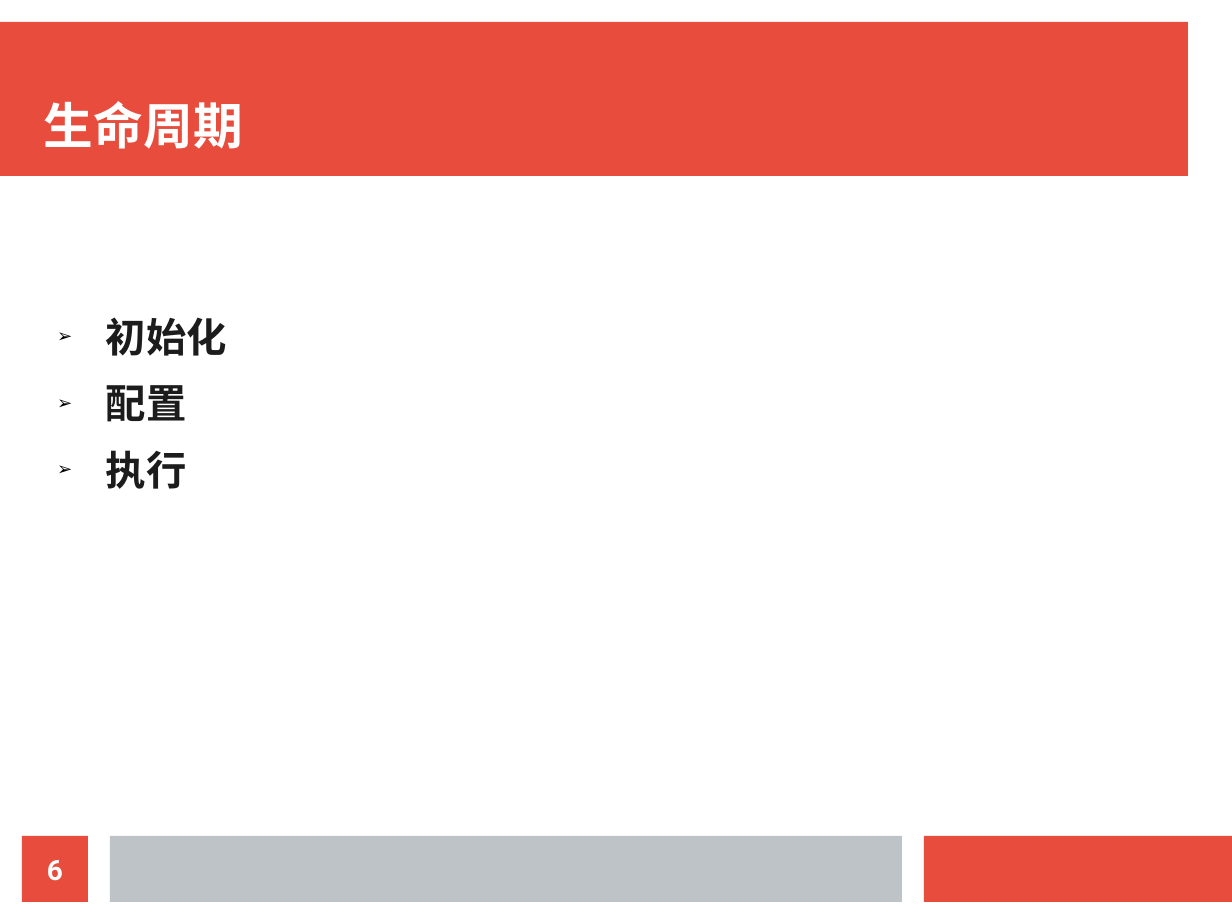
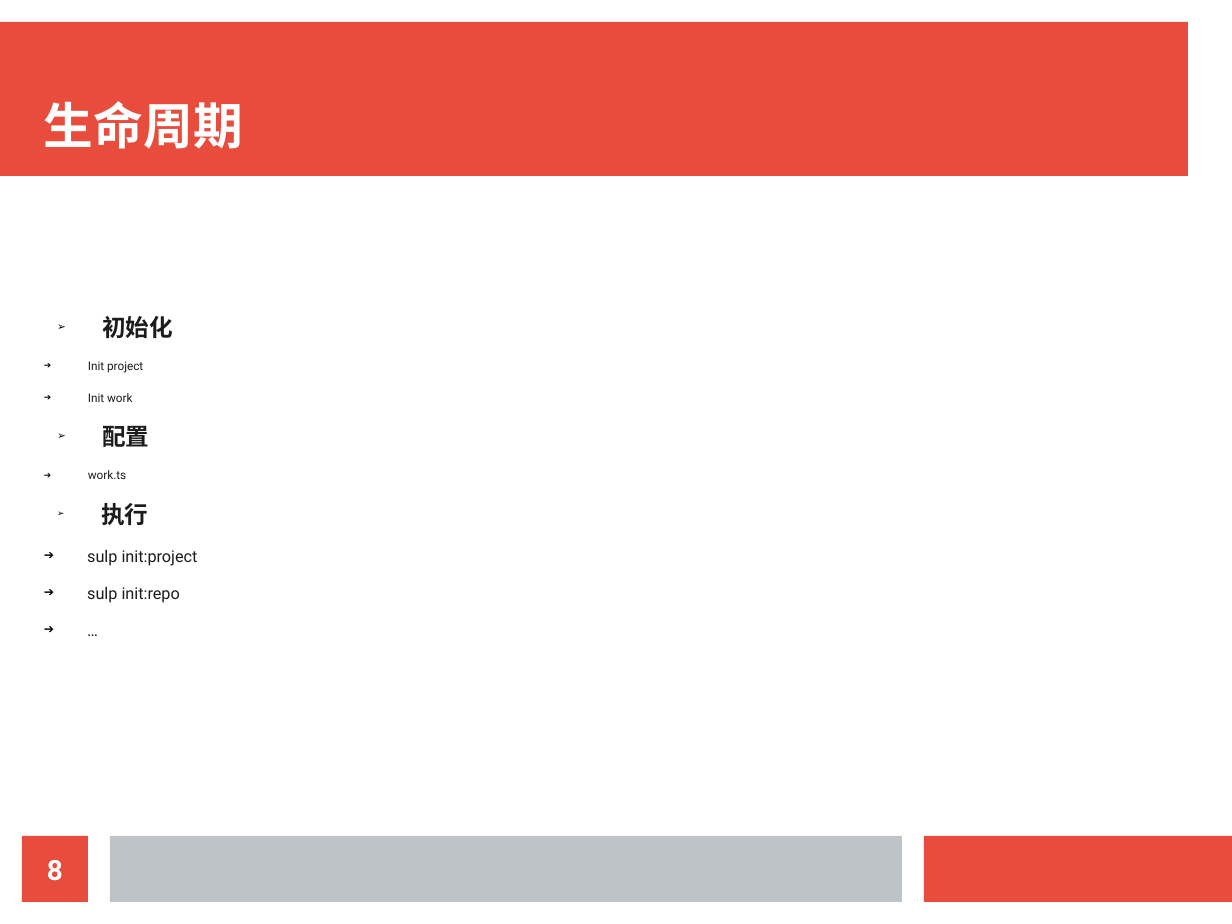
Before and after one commit to KingFrige/SoC-Gulp, a slide deck: slide 8 of doc/SoC-Gulp构建工具.odp (slide 6 before the commit). Drawn at 1232x924 pixels with LibreOffice and Linux fonts; fonts in the diff are those of the drawing. Boxes give left, top, right and bottom in pixels: in the first picture for what was removed or moved away, otherwise in the second. Text is boxed around its words. In the diff, an @@ line names an element or a change of style, - is before the commit and + after.

Commit message:
update init docs

```diff
--- a/doc/SoC-Gulp构建工具.odp
+++ b/doc/SoC-Gulp构建工具.odp
@@ text at <box>101,316,173,525</box>: size 26 to 15.2 pt in "初始化", "配置", "执行" @@
@@ text at <box>88,361,143,402</box>: paragraphs added @@
+  ➔ Init project
+  ➔ Init work
@@ text at <box>88,470,126,479</box>: paragraph added @@
+  ➔ work.ts
@@ text at <box>87,549,198,603</box>: paragraphs added @@
+  ➔ sulp init:project
+  ➔ sulp init:repo
+  ➔ …
@@ page number at <box>47,860,63,881</box>: text changed @@
-6
+8
```
Also in this commit, not shown: 3 other slides changed, 3 other files.
